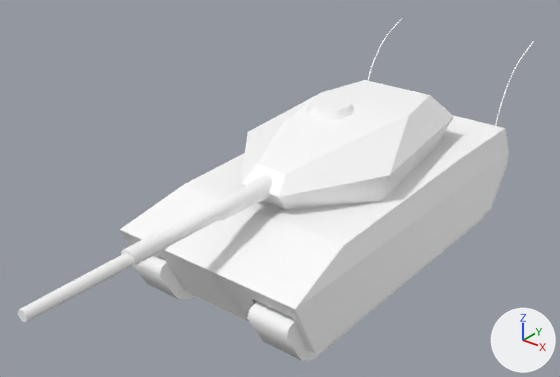
One commit to the glTF model assets/tank_body.glb: the scene before it, then after it.
The view is the same before and after, from a camera (50 mm lens) standing at (3.98, -5.84, 3.59) and looking at (-0.18, -0.64, 0.37). Every picture has the same lights, and +X, +Y and +Z are marked at lower right. Where no turn or scale is listed for an object, it has been applied to the vertices.

Objects in the first picture: 'Cannon.001', 'Hull', 'Turret.001'.
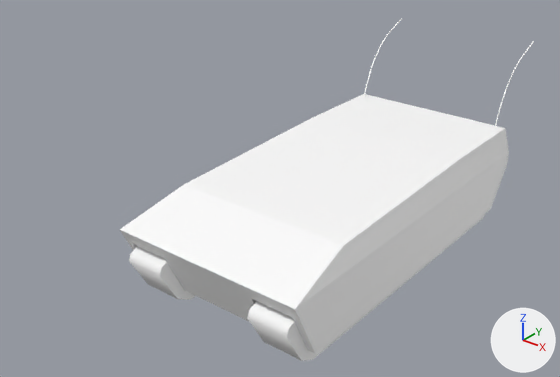
Commit message: basic 3d tank assets are in

Location of each change, [x1, y1, x2, y2] in pixels of the pictures (560 x 377 px):
'Turret.001', deleted
    before: [241, 80, 454, 210]
'Cannon.001', deleted
    before: [18, 175, 272, 322]

The change in detail:
Object 'Turret.001' (ob_turret_001) is deleted.
Object 'Cannon.001' (ob_cannon_001) is deleted.
